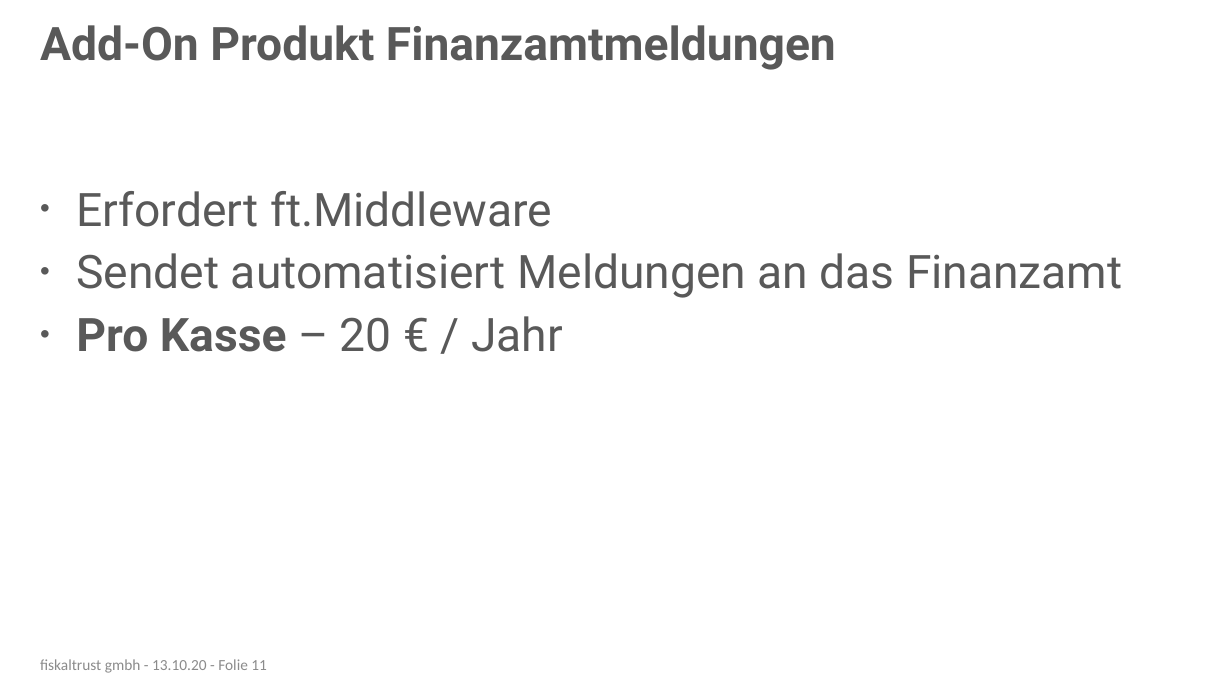
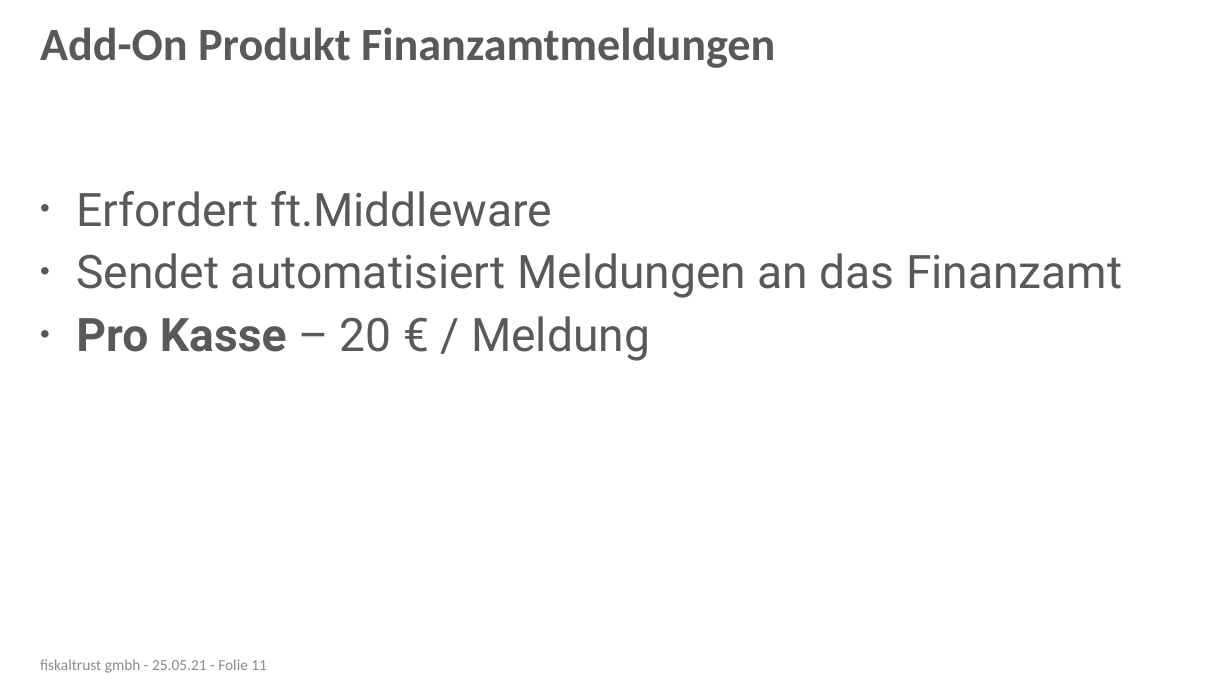
Before and after one commit to fiskaltrust/getting-started, a slide deck: slide 11 of posdealers/presentations/sales/media/posdealer-sales-rollout.pptx. Drawn at 1232x693 pixels with LibreOffice and Linux fonts; fonts in the diff are those of the drawing; background and template pictures are left out. Boxes give left, top, right and bottom in pixels: in the first picture for what was removed or moved away, otherwise in the second. Text is boxed around its words. In the diff, an @@ line names an element or a change of style, - is before the commit and + after.

```diff
--- a/posdealers/presentations/sales/media/posdealer-sales-rollout.pptx
+++ b/posdealers/presentations/sales/media/posdealer-sales-rollout.pptx
@@ title "Add-On Produkt Finanzamtmeldungen" at box(40, 27, 775, 68): font Roboto to Calibri @@
@@ text at box(76, 316, 650, 361): text changed @@
-• Pro Kasse – 20 € / Jahr
+• Pro Kasse – 20 € / Meldung
@@ text at box(40, 659, 267, 673): text changed @@
-fiskaltrust gmbh - 13.10.20 - Folie 11
+fiskaltrust gmbh - 25.05.21 - Folie 11
```
Also in this commit, not shown: 17 other slides changed, 10 other files.
